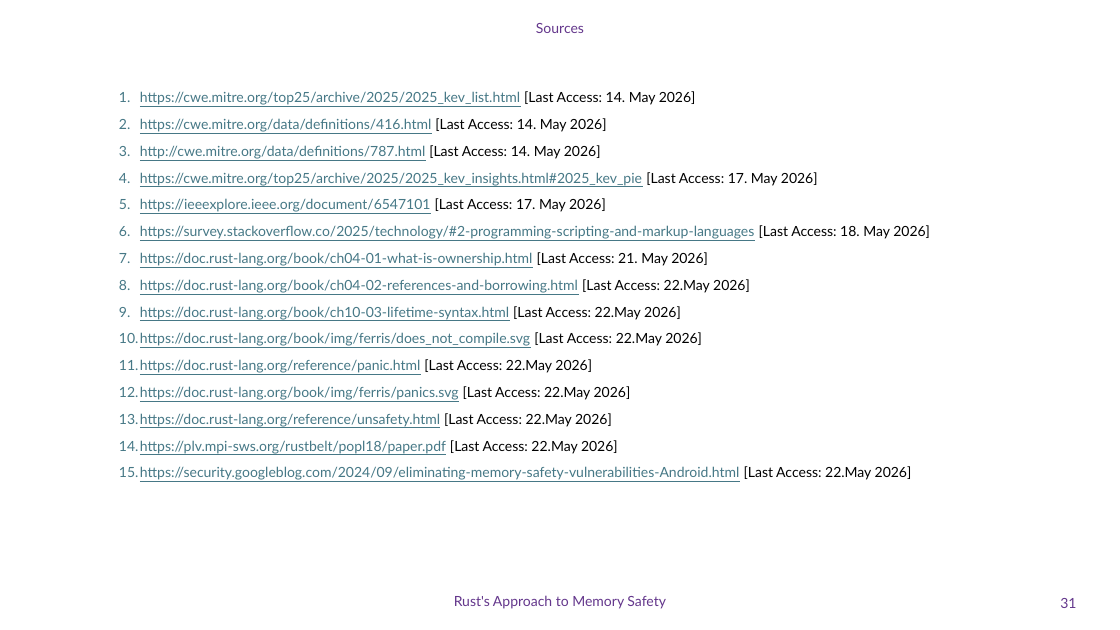
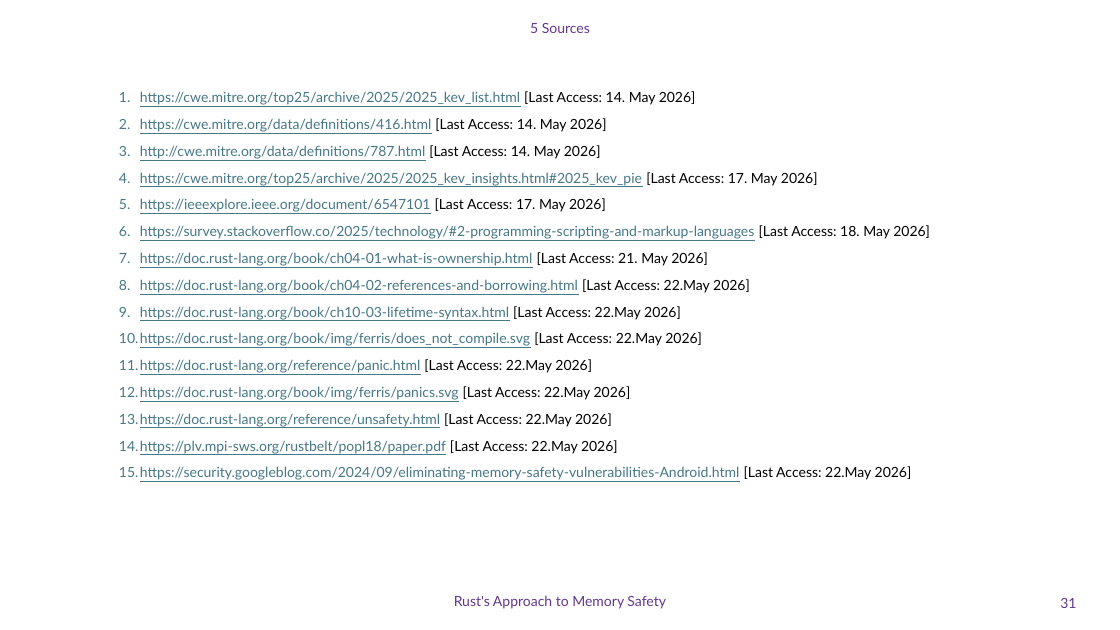
Before and after one commit to DavidGinfo/c-runtime-vs-rust-compiletime, a slide deck: slide 31 of Memory_Safety_Rust.pptx. Drawn at 1120x630 pixels with LibreOffice and Linux fonts; fonts in the diff are those of the drawing; background and template pictures are left out. Boxes give left, top, right and bottom in pixels: in the first picture for what was removed or moved away, otherwise in the second. Text is boxed around its words. In the diff, an @@ line names an element or a change of style, - is before the commit and + after.

```diff
--- a/Memory_Safety_Rust.pptx
+++ b/Memory_Safety_Rust.pptx
@@ text at [530, 23, 590, 33]: text changed @@
-Sources
+5 Sources
```
Also in this commit, not shown: 29 other slides changed, 2 other files.
